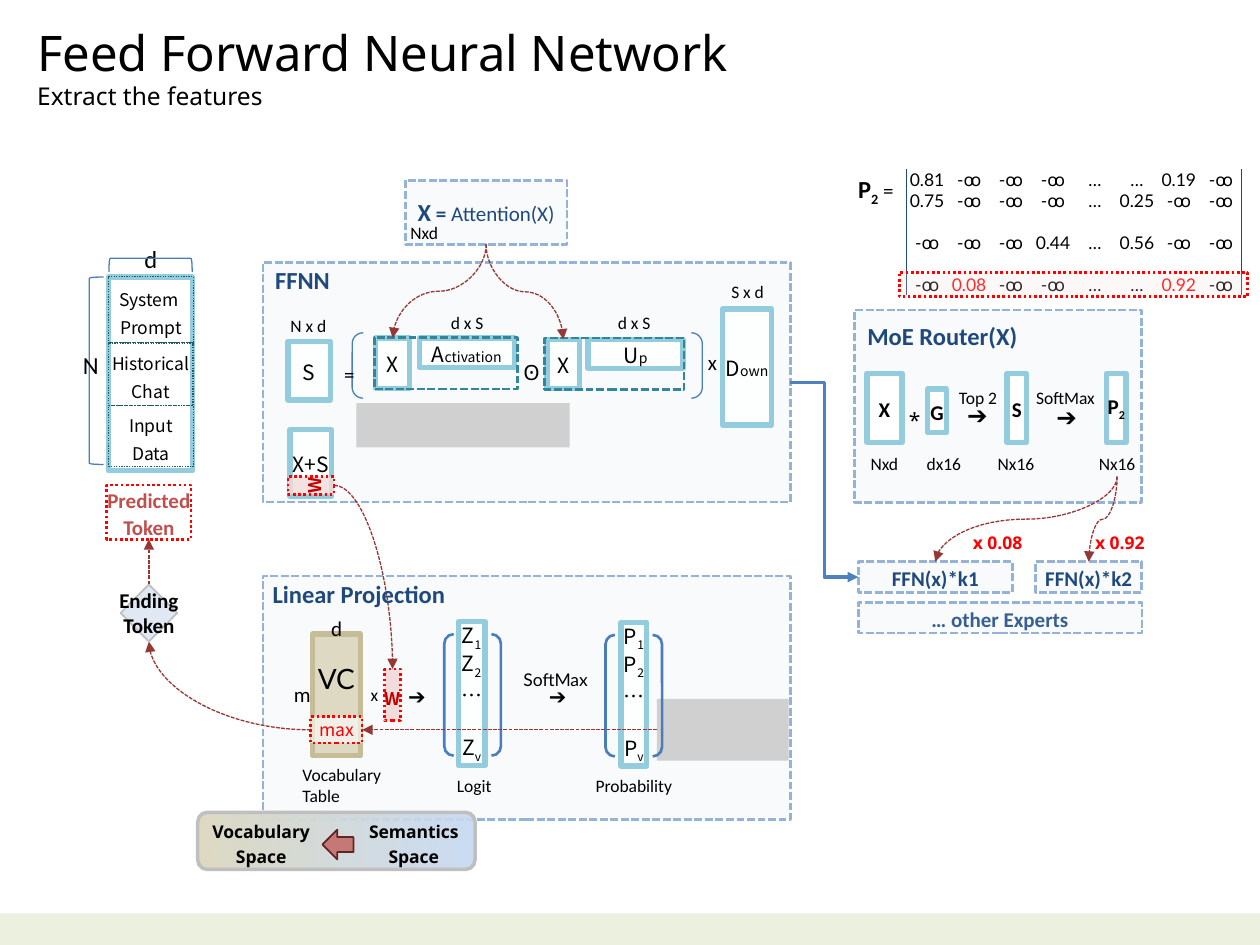
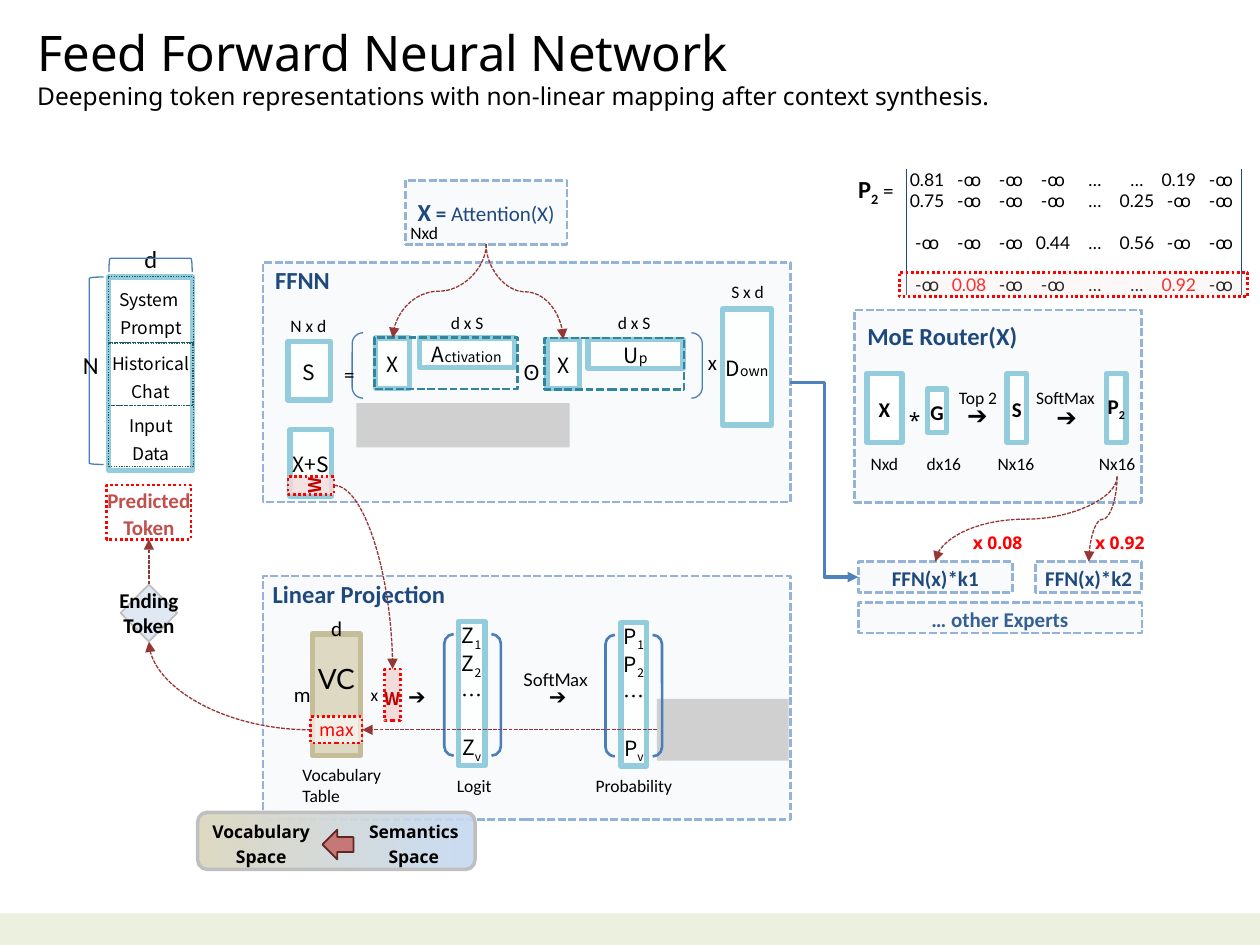
Before and after one commit to navibator/crazy-ai, a slide deck: slide 10 of ai.pptx. Drawn at 1260x945 pixels with LibreOffice and Linux fonts; fonts in the diff are those of the drawing; grey boxes stand for pictures. Boxes give left, top, right and bottom in pixels: in the first picture for what was removed or moved away, otherwise in the second. Text is boxed around its words. In the diff, an @@ line names an element or a change of style, - is before the commit and + after.

```diff
--- a/ai.pptx
+++ b/ai.pptx
@@ text at bbox=[37, 86, 989, 111]: text changed @@
-Extract the features
+Deepening token representations with non-linear mapping after context synthesis.
```
Also in this commit, not shown: 5 other slides changed.
